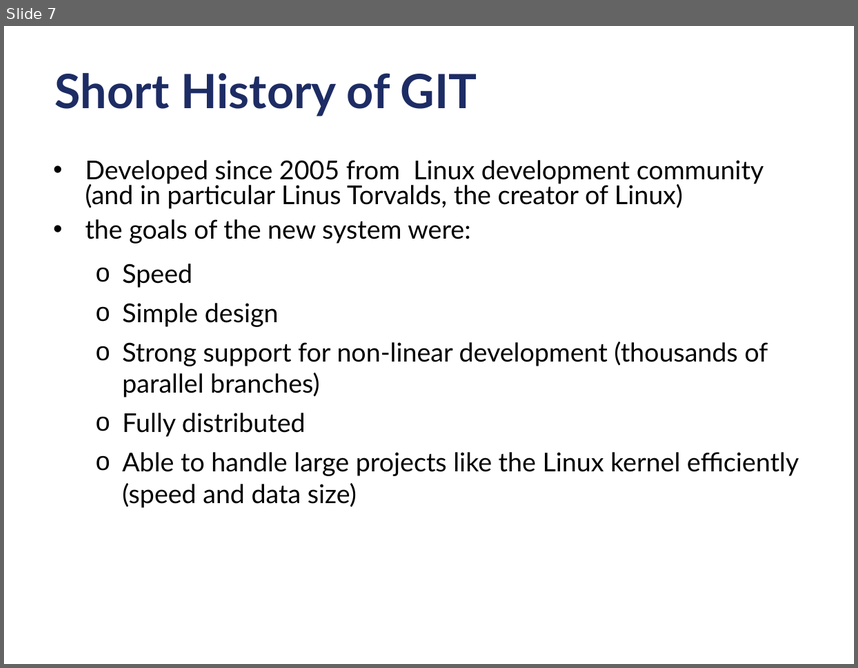
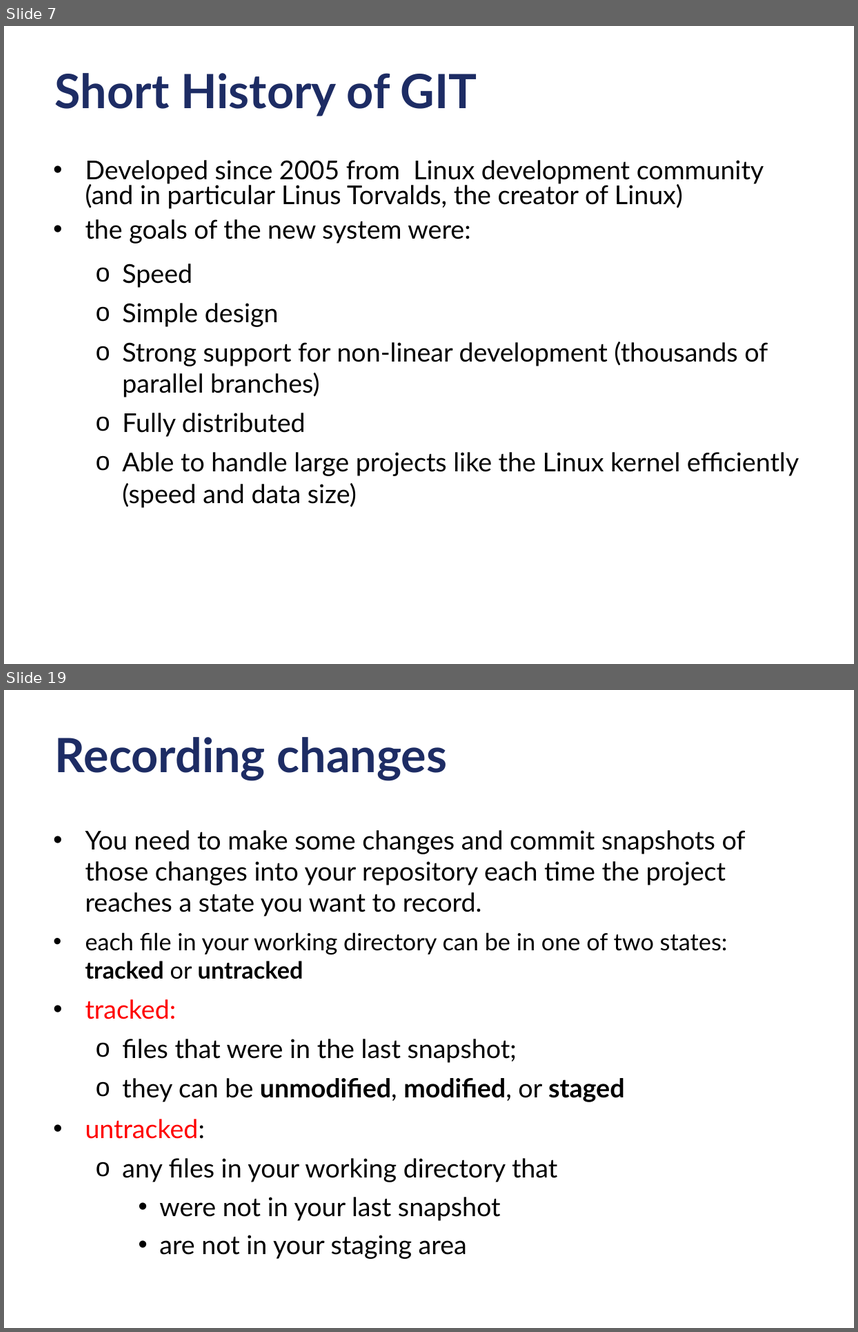
Before and after one commit to criluc/mini-git-tutorial, a slide deck: miniGitTutorial-12-2012.odp. Shown one above the other, each under a label of ours: slide 7 before the commit, slides 7 and 19 after it; the slides between them are not shown. The pictures are 858x668 and 858x1332 pixels, drawn with LibreOffice and Linux fonts; fonts in the diff are those of the drawing; background and template pictures are left out. Boxes give left, top, right and bottom in pixels: in the first picture for what was removed or moved away, otherwise in the second. Text is boxed around its words. In the diff, an @@ line names an element or a change of style, - is before the commit and + after.

Commit message:
Added parts from git states and area, installing, config,... to git remote

```diff
--- a/miniGitTutorial-12-2012.odp
+++ b/miniGitTutorial-12-2012.odp
@@ slide 19 added at bbox=[4, 690, 854, 1328], background #FFFFFF @@
@@ title added at bbox=[55, 737, 448, 781], 40 pt, text #1D2C64, bold @@
+Recording changes
@@ text added at bbox=[85, 830, 746, 1259], 22 pt, text #000000 @@
+• You need to make some changes and commit snapshots of those changes into your repository each time the project reaches a state you want to record.
+• each file in your working directory can be in one of two states: tracked or untracked
+• tracked:
+  o files that were in the last snapshot;
+  o they can be unmodified, modified, or staged
+• untracked:
+  o any files in your working directory that
+    • were not in your last snapshot
+    • are not in your staging area
```
Also in this commit, not shown: 5 slides changed, 19 other slides added.
